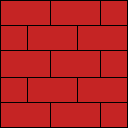
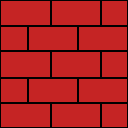
Before/after of a 128×128 layered artwork. What changed in the layer stack:
renamed "FG" to "FG (4 Reihen) dick", showed it, moved it above "FG (4 Reihen)", painted on it over [left=1, top=1, right=127, bottom=127]
hid "FG (4 Reihen)" over [left=1, top=1, right=127, bottom=127]
